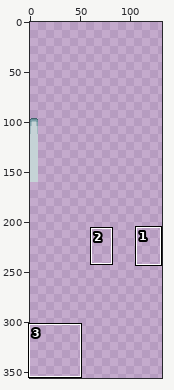
Edited in one commit: pixel-art file (xmas.data/gfx/xmas_sprites.ase). Above, an overview of the earlier version with the close-up marked.
Close-up. As it was:
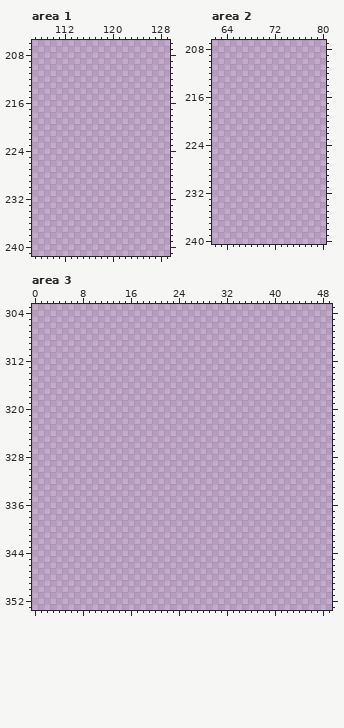
512x512 pixels, 1 frame. Shown: area 1: x 107..129, y 206..241; area 2: x 62..80, y 207..240; area 3: x 0..49, y 303..353. The wide view leaves out empty margins. The commit also changed other parts of the picture, which this record leaves out.
The same view after the edit:
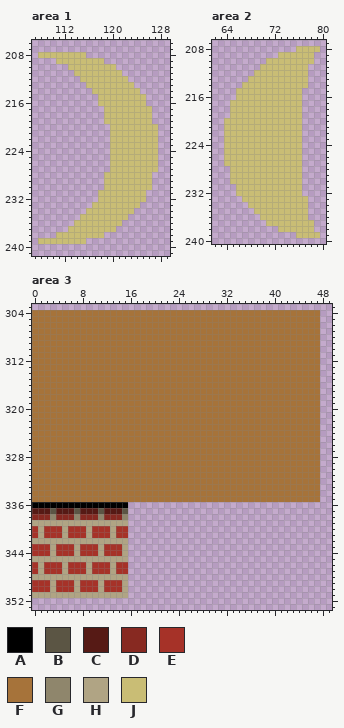
Palette (. is transparent): A #000000  B #5b5544  C #561a15  D #872921  E #a63228  F #a6733a  G #8f866c  H #b0a484  J #c9bd75
Change:
Changed rows in their new state; - is an unchanged pixel.
Area 1:
first column x 108:
208 JJJJJJJJ------------
209 ---JJJJJJJJ---------
210 -----JJJJJJJJ-------
211 ------JJJJJJJJ------
212 -------JJJJJJJJ-----
213 --------JJJJJJJJ----
214 ---------JJJJJJJJ---
215 ----------JJJJJJJJ--
216 ----------JJJJJJJJ--
217 -----------JJJJJJJJ-
218 -----------JJJJJJJJ-
219 -----------JJJJJJJJ-
220 ------------JJJJJJJJ
221 ------------JJJJJJJJ
222 ------------JJJJJJJJ
223 ------------JJJJJJJJ
224 ------------JJJJJJJJ
225 ------------JJJJJJJJ
226 ------------JJJJJJJJ
227 ------------JJJJJJJJ
228 -----------JJJJJJJJ-
229 -----------JJJJJJJJ-
230 -----------JJJJJJJJ-
231 ----------JJJJJJJJ--
232 ----------JJJJJJJJ--
233 ---------JJJJJJJJ---
234 --------JJJJJJJJ----
235 -------JJJJJJJJ-----
236 ------JJJJJJJJ------
237 -----JJJJJJJJ-------
238 ---JJJJJJJJ---------
239 JJJJJJJJ------------
Area 2:
first column x 64:
208 ------------JJJJ
209 ---------JJJJJJ-
210 -------JJJJJJJJ-
211 ------JJJJJJJJ--
212 -----JJJJJJJJJ--
213 ----JJJJJJJJJJ--
214 ---JJJJJJJJJJJ--
215 --JJJJJJJJJJJ---
216 --JJJJJJJJJJJ---
217 -JJJJJJJJJJJJ---
218 -JJJJJJJJJJJJ---
219 -JJJJJJJJJJJJ---
220 JJJJJJJJJJJJJ---
221 JJJJJJJJJJJJJ---
222 JJJJJJJJJJJJJ---
223 JJJJJJJJJJJJJ---
224 JJJJJJJJJJJJJ---
225 JJJJJJJJJJJJJ---
226 JJJJJJJJJJJJJ---
227 JJJJJJJJJJJJJ---
228 -JJJJJJJJJJJJ---
229 -JJJJJJJJJJJJ---
230 -JJJJJJJJJJJJ---
231 --JJJJJJJJJJJ---
232 --JJJJJJJJJJJ---
233 ---JJJJJJJJJJJ--
234 ----JJJJJJJJJJ--
235 -----JJJJJJJJJ--
236 ------JJJJJJJJ--
237 -------JJJJJJJJ-
238 ---------JJJJJJ-
239 ------------JJJJ
Area 3:
first column x 0:
304 FFFFFFFFFFFFFFFFFFFFFFFFFFFFFFFFFFFFFFFFFFFFFFFF
305 FFFFFFFFFFFFFFFFFFFFFFFFFFFFFFFFFFFFFFFFFFFFFFFF
306 FFFFFFFFFFFFFFFFFFFFFFFFFFFFFFFFFFFFFFFFFFFFFFFF
307 FFFFFFFFFFFFFFFFFFFFFFFFFFFFFFFFFFFFFFFFFFFFFFFF
308 FFFFFFFFFFFFFFFFFFFFFFFFFFFFFFFFFFFFFFFFFFFFFFFF
309 FFFFFFFFFFFFFFFFFFFFFFFFFFFFFFFFFFFFFFFFFFFFFFFF
310 FFFFFFFFFFFFFFFFFFFFFFFFFFFFFFFFFFFFFFFFFFFFFFFF
311 FFFFFFFFFFFFFFFFFFFFFFFFFFFFFFFFFFFFFFFFFFFFFFFF
312 FFFFFFFFFFFFFFFFFFFFFFFFFFFFFFFFFFFFFFFFFFFFFFFF
313 FFFFFFFFFFFFFFFFFFFFFFFFFFFFFFFFFFFFFFFFFFFFFFFF
314 FFFFFFFFFFFFFFFFFFFFFFFFFFFFFFFFFFFFFFFFFFFFFFFF
315 FFFFFFFFFFFFFFFFFFFFFFFFFFFFFFFFFFFFFFFFFFFFFFFF
316 FFFFFFFFFFFFFFFFFFFFFFFFFFFFFFFFFFFFFFFFFFFFFFFF
317 FFFFFFFFFFFFFFFFFFFFFFFFFFFFFFFFFFFFFFFFFFFFFFFF
318 FFFFFFFFFFFFFFFFFFFFFFFFFFFFFFFFFFFFFFFFFFFFFFFF
319 FFFFFFFFFFFFFFFFFFFFFFFFFFFFFFFFFFFFFFFFFFFFFFFF
320 FFFFFFFFFFFFFFFFFFFFFFFFFFFFFFFFFFFFFFFFFFFFFFFF
321 FFFFFFFFFFFFFFFFFFFFFFFFFFFFFFFFFFFFFFFFFFFFFFFF
322 FFFFFFFFFFFFFFFFFFFFFFFFFFFFFFFFFFFFFFFFFFFFFFFF
323 FFFFFFFFFFFFFFFFFFFFFFFFFFFFFFFFFFFFFFFFFFFFFFFF
324 FFFFFFFFFFFFFFFFFFFFFFFFFFFFFFFFFFFFFFFFFFFFFFFF
325 FFFFFFFFFFFFFFFFFFFFFFFFFFFFFFFFFFFFFFFFFFFFFFFF
326 FFFFFFFFFFFFFFFFFFFFFFFFFFFFFFFFFFFFFFFFFFFFFFFF
327 FFFFFFFFFFFFFFFFFFFFFFFFFFFFFFFFFFFFFFFFFFFFFFFF
328 FFFFFFFFFFFFFFFFFFFFFFFFFFFFFFFFFFFFFFFFFFFFFFFF
329 FFFFFFFFFFFFFFFFFFFFFFFFFFFFFFFFFFFFFFFFFFFFFFFF
330 FFFFFFFFFFFFFFFFFFFFFFFFFFFFFFFFFFFFFFFFFFFFFFFF
331 FFFFFFFFFFFFFFFFFFFFFFFFFFFFFFFFFFFFFFFFFFFFFFFF
332 FFFFFFFFFFFFFFFFFFFFFFFFFFFFFFFFFFFFFFFFFFFFFFFF
333 FFFFFFFFFFFFFFFFFFFFFFFFFFFFFFFFFFFFFFFFFFFFFFFF
334 FFFFFFFFFFFFFFFFFFFFFFFFFFFFFFFFFFFFFFFFFFFFFFFF
335 FFFFFFFFFFFFFFFFFFFFFFFFFFFFFFFFFFFFFFFFFFFFFFFF
336 AAAAAAAAAAAAAAAA--------------------------------
337 CCCBCCCBCCCBCCCB--------------------------------
338 DDDGDDDGDDDGDDDG--------------------------------
339 HHHHHHHHHHHHHHHH--------------------------------
340 EHEEEHEEEHEEEHEE--------------------------------
341 EHEEEHEEEHEEEHEE--------------------------------
342 HHHHHHHHHHHHHHHH--------------------------------
343 EEEHEEEHEEEHEEEH--------------------------------
344 EEEHEEEHEEEHEEEH--------------------------------
345 HHHHHHHHHHHHHHHH--------------------------------
346 EHEEEHEEEHEEEHEE--------------------------------
347 EHEEEHEEEHEEEHEE--------------------------------
348 HHHHHHHHHHHHHHHH--------------------------------
349 EEEHEEEHEEEHEEEH--------------------------------
350 EEEHEEEHEEEHEEEH--------------------------------
351 HHHHHHHHHHHHHHHH--------------------------------
Where, in picture pixels (left, top, right, bottom), the same in both close-ups:
added: (38, 52, 158, 244)
added: (224, 46, 320, 238)
added: (32, 310, 320, 598)
